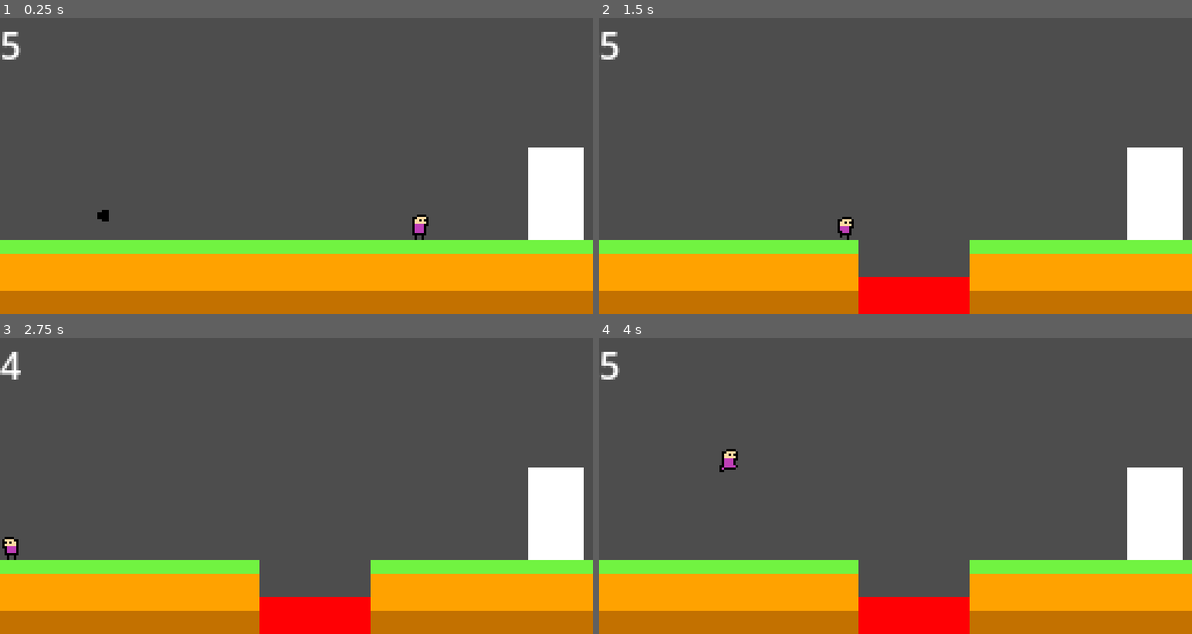
Above: before the commit, frames 1-4 (two rows, left to right).
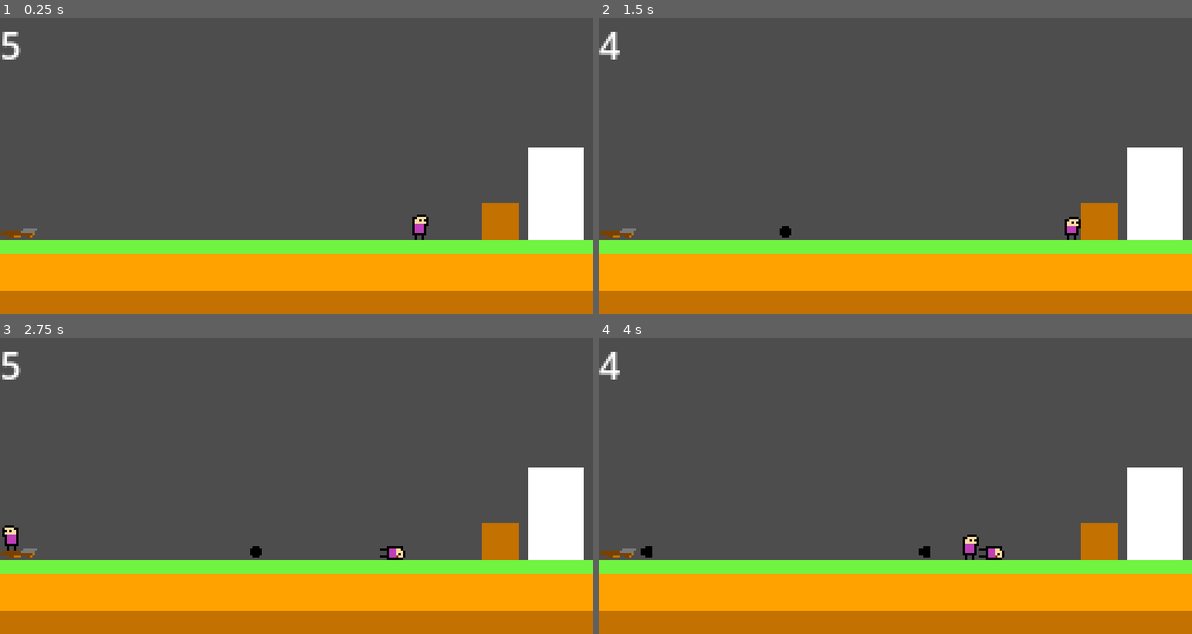
Above: after the commit, the same moments.

Repository: KeichiTS/Go-Godot-Jam-4
Game: Godot game, scene res://scenes/Levels/level_1.tscn
The game is run twice, just before and just after one commit, with the same random seed, the same clock (stepped at 60 frames per second) and the same inputs.
Inputs:
- Up to frame 1 (0.25 s): no input
- Up to frame 2 (1.5 s): hold Right (ui_right) from 0.53 s (still down); tap E (carrying) at 0.6, 1.35 s
- Up to frame 3 (2.75 s): release Right (ui_right) at 2.03 s; hold Left (ui_left) from 2.03 s (still down); tap E (carrying) at 2.1 s
- Up to frame 4 (4 s): release Left (ui_left) at 2.78 s; hold Right (ui_right) from 2.78 s (still down); tap E (carrying) at 2.85, 3.6 s

The runs differ from the first frame. In frame 1, 1.0% of the frame differs, in the area x 0-88%, y 62-75%; in frame 2, 6.2%; in frame 3, 6.3%; in frame 4, 6.5%, in the area x 0-88%, y 4-100%.

Commit message:
arbalest_mechanics

Diff:
--- a/scenes/Levels/level_1.tscn
+++ b/scenes/Levels/level_1.tscn
@@ -4,33 +4,41 @@
 [ext_resource type="PackedScene" uid="uid://bf21ln7hg4oka" path="res://scenes/ground_tile.tscn" id="1_fedyx"]
 [ext_resource type="PackedScene" uid="uid://b08edfre7tjm8" path="res://scenes/player.tscn" id="2_l0gwa"]
 [ext_resource type="PackedScene" uid="uid://b6ic17vdesssu" path="res://scenes/portal.tscn" id="3_fg73g"]
-[ext_resource type="Texture2D" uid="uid://diggoy73los7d" path="res://assets/objects_sprites/Bullet.png" id="5_e5d6d"]
-[ext_resource type="Script" path="res://scripts/Bullet.gd" id="5_whwri"]
+[ext_resource type="Script" path="res://scripts/arbalest.gd" id="6_5jn2u"]
+[ext_resource type="Texture2D" uid="uid://5xbrco4ub3dj" path="res://assets/objects_sprites/Arbalest.png" id="7_dev0g"]
 
-[sub_resource type="CircleShape2D" id="CircleShape2D_p3cj3"]
-radius = 2.23607
+[sub_resource type="RectangleShape2D" id="RectangleShape2D_ip2jw"]
+size = Vector2(15, 4)
 
 [node name="Level_1" type="Node"]
 script = ExtResource("1_fccgm")
 initial_position = Vector2(24, -34)
 
 [node name="Ground_tile" parent="." instance=ExtResource("1_fedyx")]
-layer_0/tile_data = PackedInt32Array(-1, 0, 2, 65535, 0, 2,  …(1148 unchanged characters)… 96609, 0, 2, -131073, 0, 2, -65537, 0, 2)
+layer_0/tile_data = PackedInt32Array(-1, 0, 2, 65535, 0, 2,  …(1148 unchanged characters)… 96609, 0, 2, -131073, 0, 2, -65537, 0, 2, 327693, 0, 2)
 
 [node name="Player" parent="." instance=ExtResource("2_l0gwa")]
-position = Vector2(182, 83)
+position = Vector2(182, 82)
 
 [node name="Portal" parent="." instance=ExtResource("3_fg73g")]
 position = Vector2(240, 76)
 
-[node name="Bullet" type="Area2D" parent="."]
-position = Vector2(15, 86)
-script = ExtResource("5_whwri")
+[node name="Arbalest" type="StaticBody2D" parent="."]
+position = Vector2(8, 93)
+collision_layer = 4
+script = ExtResource("6_5jn2u")
 
-[node name="shape" type="CollisionShape2D" parent="Bullet"]
-shape = SubResource("CircleShape2D_p3cj3")
+[node name="muzzle" type="Marker2D" parent="Arbalest"]
+position = Vector2(13, 0)
 
-[node name="sprite" type="Sprite2D" parent="Bullet"]
-texture = ExtResource("5_e5d6d")
+[node name="sprite" type="Sprite2D" parent="Arbalest"]
+texture = ExtResource("7_dev0g")
 
-[connection signal="body_shape_entered" from="Bullet" to="Bullet" method="_on_body_shape_entered"]
+[node name="shape" type="CollisionShape2D" parent="Arbalest"]
+position = Vector2(-0.5, 1)
+shape = SubResource("RectangleShape2D_ip2jw")
+
+[node name="Timer" type="Timer" parent="Arbalest"]
+autostart = true
+
+[connection signal="timeout" from="Arbalest/Timer" to="Arbalest" method="_on_timer_timeout"]
--- a/scenes/bullet.tscn
+++ b/scenes/bullet.tscn
@@ -8,6 +8,8 @@
 
 [node name="Bullet" type="Area2D"]
 position = Vector2(15, 86)
+collision_layer = 2
+collision_mask = 5
 script = ExtResource("1_0gymy")
 
 [node name="shape" type="CollisionShape2D" parent="."]
--- a/scenes/ground_tile.tscn
+++ b/scenes/ground_tile.tscn
@@ -44,6 +44,6 @@
 physics_layer_0/physics_material = SubResource("PhysicsMaterial_rvknt")
 sources/0 = SubResource("TileSetAtlasSource_cj78i")
 
-[node name="Ground_tile" type="TileMap"]
+[node name="Ground_tile" type="TileMap" groups=["ground"]]
 tile_set = SubResource("TileSet_j7r6q")
 format = 2
--- a/scripts/Bullet.gd
+++ b/scripts/Bullet.gd
@@ -16,3 +16,7 @@
 func _on_body_shape_entered(body_rid, body, body_shape_index, local_shape_index):
 	if body.is_in_group('player'):
 		body.status = 0
+		queue_free()
+
+	if body.is_in_group('ground'):
+		queue_free()
--- /dev/null
+++ b/scripts/arbalest.gd
@@ -0,0 +1,9 @@
+extends StaticBody2D
+
+var projectile = preload('res://scenes/bullet.tscn')
+
+
+func _on_timer_timeout():
+	var proj = projectile.instantiate()
+	proj.global_position = $muzzle.global_position
+	get_parent().add_child(proj)
Binary file added: assets/objects_sprites/Arbalest.png
Not shown, added: assets/objects_sprites/Arbalest.png.import
